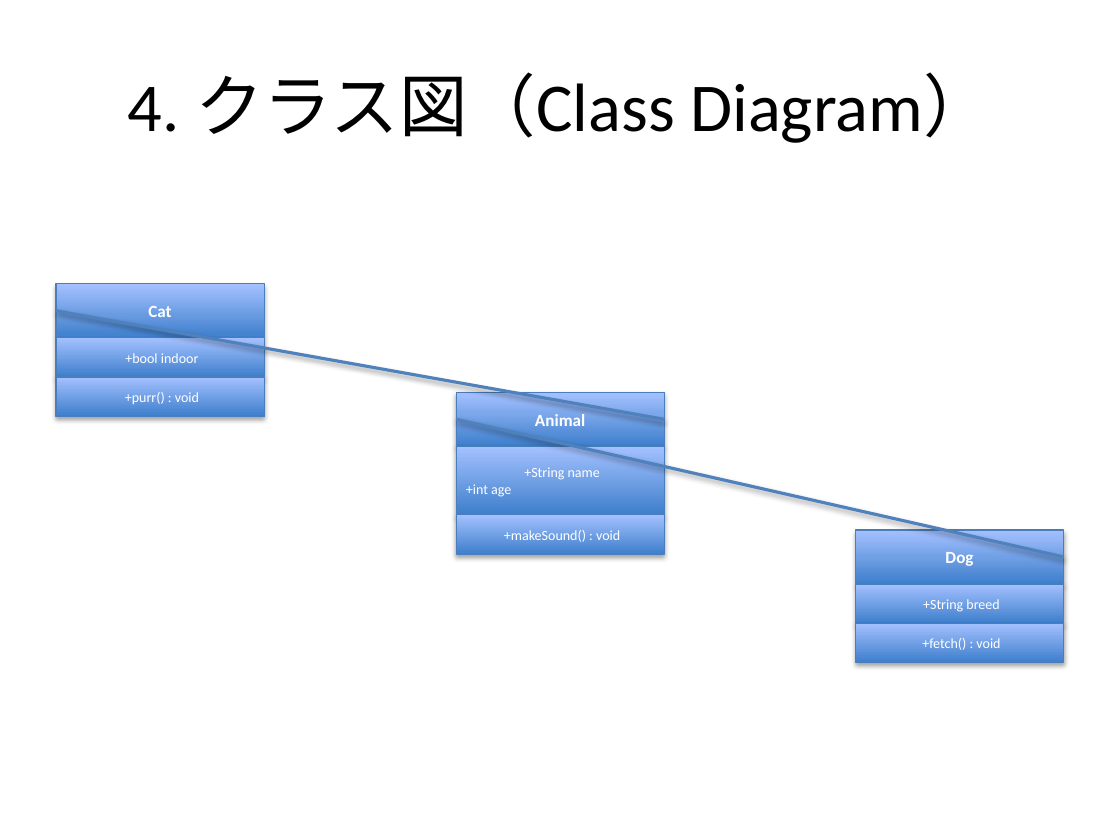
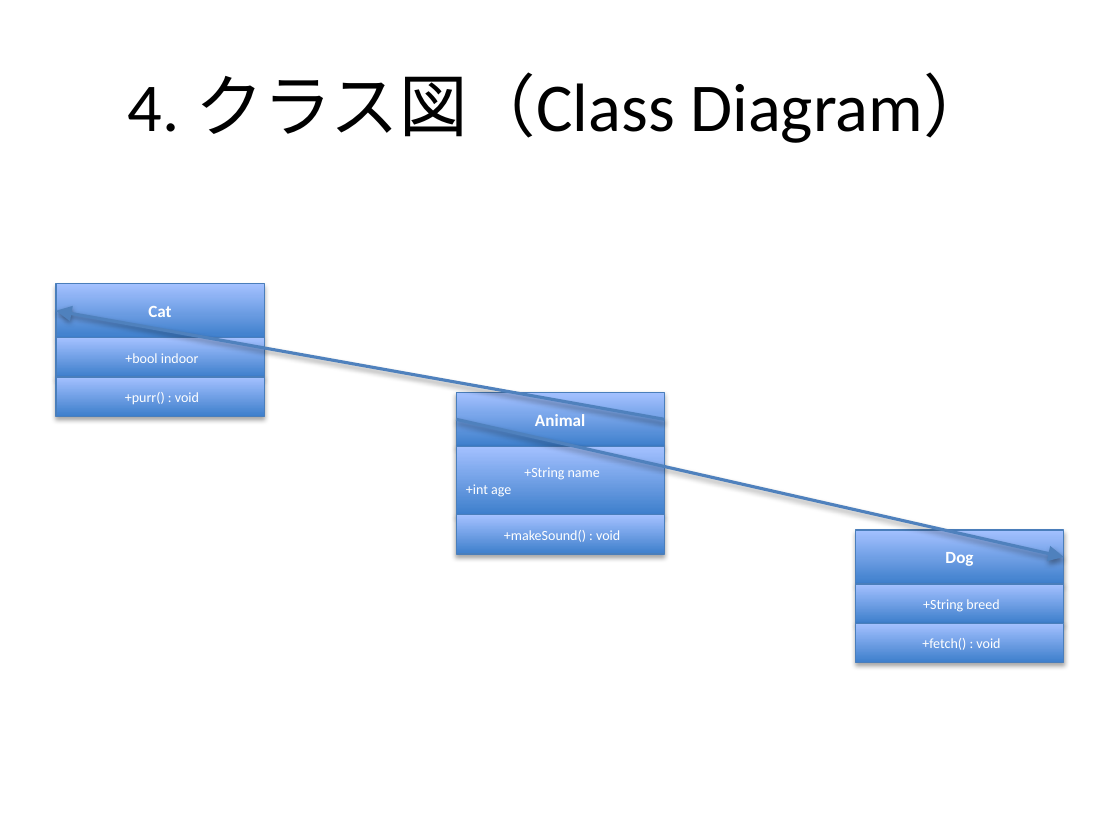
Before and after one commit to notfolder/qmd_to_pptx, a slide deck: slide 16 of demo_full.pptx. Drawn at 1120x840 pixels with LibreOffice and Linux fonts; fonts in the diff are those of the drawing. Boxes give left, top, right and bottom in pixels: in the first picture for what was removed or moved away, otherwise in the second. Text is boxed around its words. In the diff, an @@ line names an element or a change of style, - is before the commit and + after.

Commit message:
UML矢印スタイルでのエッジ描画機能を追加し、クラス図の関係を明確化

```diff
--- a/demo_full.pptx
+++ b/demo_full.pptx
@@ line (664, 419) - (56, 311): line to arrow @@
@@ line (456, 419) - (1064, 557): line to arrow @@
```
Also in this commit, not shown: 1 other file.
